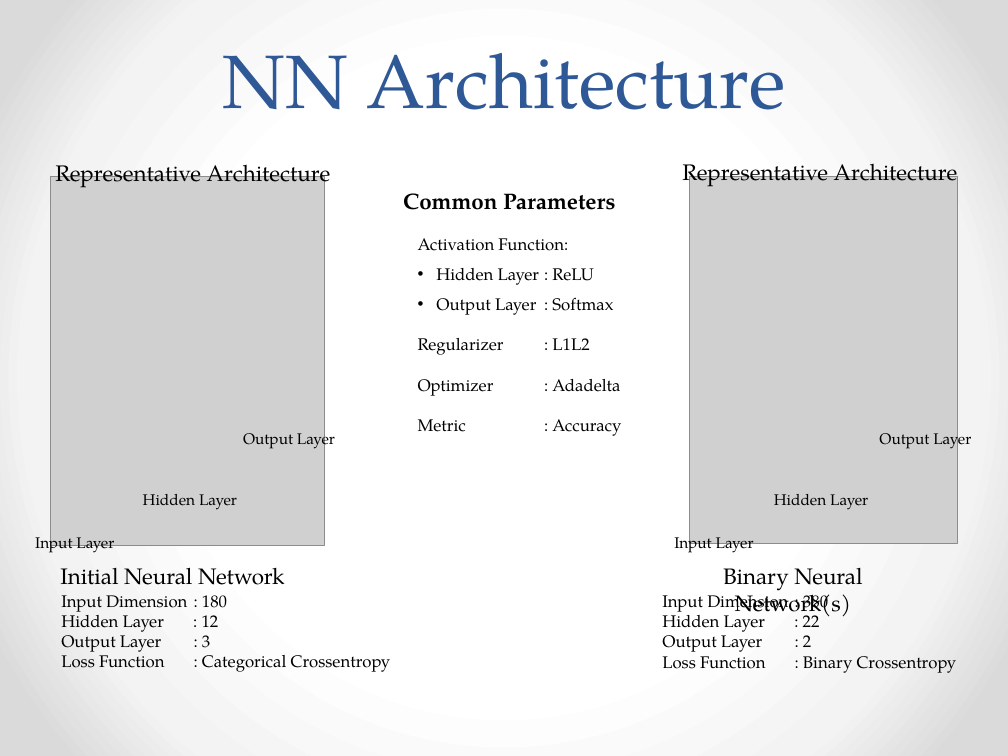
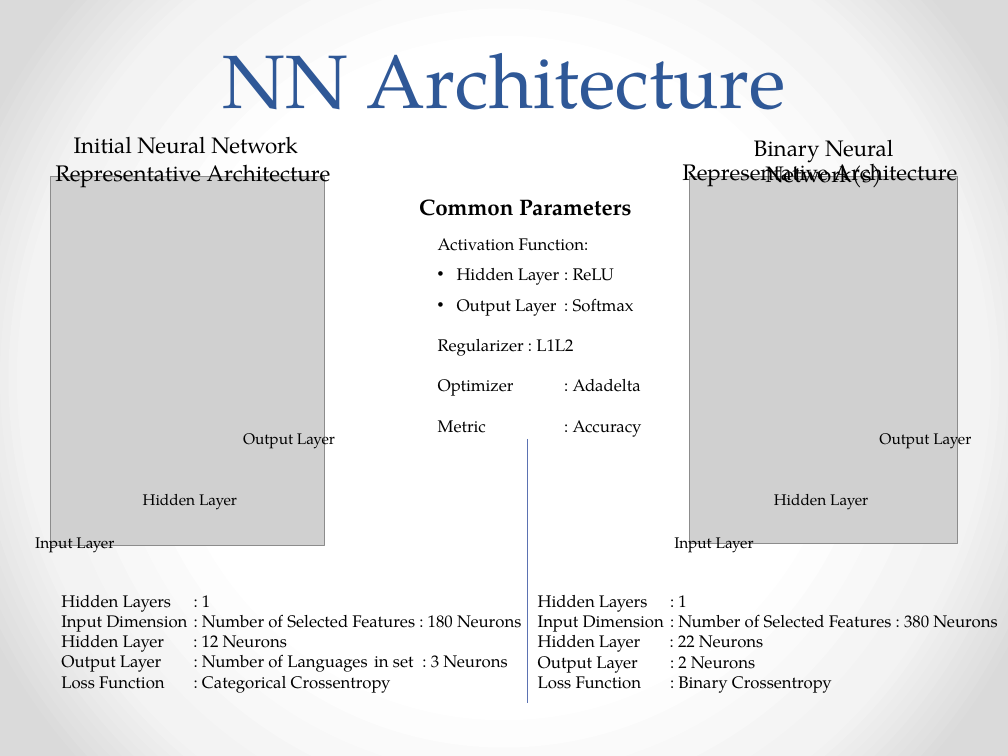
Before and after one commit to AudioExtractors/LanguageDetection, a slide deck: slide 12 of Docs/Presentation.pptx (slide 13 before the commit). Drawn at 1008x756 pixels with LibreOffice and Linux fonts; fonts in the diff are those of the drawing; grey boxes stand for pictures. Boxes give left, top, right and bottom in pixels: in the first picture for what was removed or moved away, otherwise in the second. Text is boxed around its words. In the diff, an @@ line names an element or a change of style, - is before the commit and + after.

```diff
--- a/Docs/Presentation.pptx
+++ b/Docs/Presentation.pptx
@@ text "Initial Neural Network": place and size @@
-text "Initial Neural Network" at bbox=[60, 568, 284, 585]
+text "Initial Neural Network" at bbox=[74, 137, 297, 154]
@@ text "Binary Neural Network(s)" rewrapped from bbox=[723, 568, 862, 620] to bbox=[754, 139, 893, 187] @@
@@ text "Common Parameters": place and size @@
-text "Common Parameters" at bbox=[403, 193, 616, 210]
+text "Common Parameters" at bbox=[419, 199, 632, 216]
@@ text "Activation Function:": place and size @@
-text "Activation Function:" at bbox=[418, 238, 621, 436]
+text "Activation Function:" at bbox=[438, 238, 642, 437]
@@ line added from (528, 439) to (528, 704), #5C72B2 0.75 pt @@
@@ text at bbox=[61, 595, 521, 672]: text changed @@
-Input Dimension : 180
-Hidden Layer : 12
-Output Layer : 3
+Hidden Layers : 1
+Input Dimension : Number of Selected Features : 180 Neurons
+Hidden Layer : 12 Neurons
+Output Layer : Number of Languages in set : 3 Neurons
@@ text "Hidden Layers : 1 Input ...": place and size @@
-text "Hidden Layers : 1 Input ..." at bbox=[662, 589, 957, 673]
+text "Hidden Layers : 1 Input ..." at bbox=[538, 595, 997, 693]
@@ text at bbox=[538, 595, 997, 673]: text changed @@
-Input Dimension : 380
-Hidden Layer : 22
-Output Layer : 2
+Hidden Layers : 1
+Input Dimension : Number of Selected Features : 380 Neurons
+Hidden Layer : 22 Neurons
+Output Layer : 2 Neurons
```
Also in this commit, not shown: 6 other slides changed, 1 slide removed.
